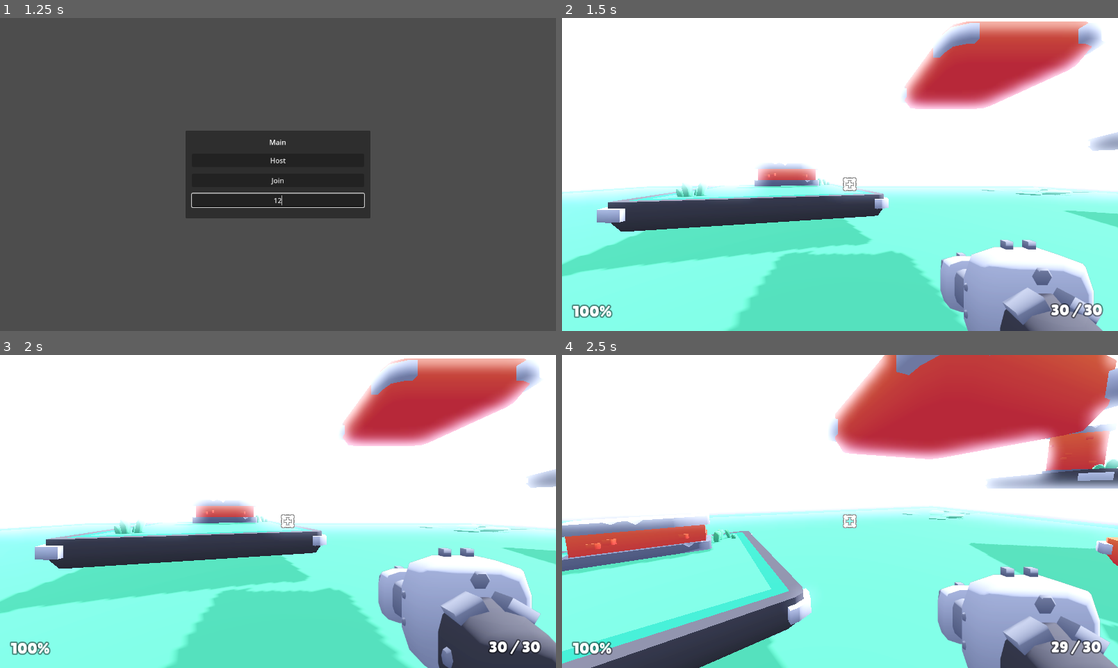
Above: before the commit, frames 1-4 (two rows, left to right).
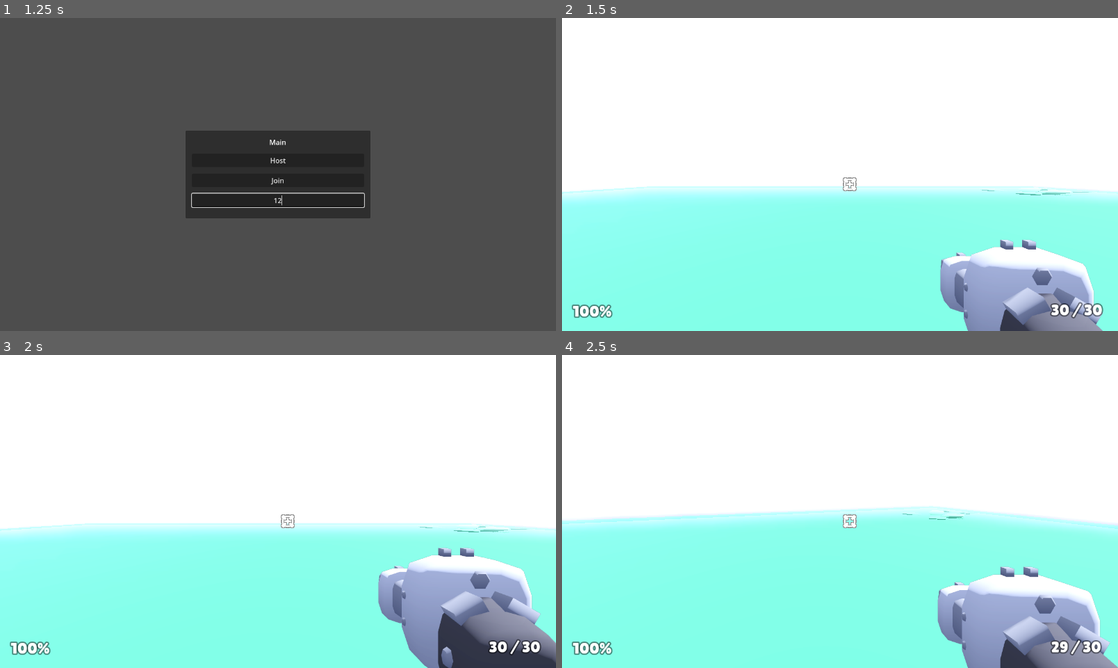
Above: after the commit, the same moments.

Repository: maidangkhanh/Blasher
Game: Godot game, scene res://scenes/main.tscn
Same seed, same stepped clock (60 frames per second), same inputs: the game is played once before the commit and once after it.
Inputs (mouse positions are in pixels of both pictures, inside the frame that each line leads up to):
- Up to frame 1 (1.25 s): click (278, 199) at 0.52 s; type "12" at 0.6 s
- Up to frame 2 (1.5 s): click "Host" at 1.25 s
- Up to frame 3 (2 s): no input
- Up to frame 4 (2.5 s): tap Enter at 2 s; move the mouse to (867, 511) at 2.02 s; hold W (move_forward) from 2.03 s (still down); click (867, 511) at 2.1 s; tap Space (jump) at 2.27 s

Frame 1 is identical in both runs. In frame 2, 26% of the frame differs, in the area x 0-100%, y 1-100%; in frame 3, 26%; in frame 4, 31%, in the area x 0-100%, y 0-100%.

Commit message:
muzzle_flash

Diff:
--- a/Starter-Kit-FPS-44334edba0bd0d6efa00fbe5c6fe5b5813655302/objects/player.gd
+++ b/Starter-Kit-FPS-44334edba0bd0d6efa00fbe5c6fe5b5813655302/objects/player.gd
@@ -47,6 +47,7 @@
 @onready var blaster_cooldown = $Cooldown
 @onready var reload_timer = $"Reload Timer"
 @onready var visual = $Head/Camera/Visual
+@onready var muzzle_flash = $Head/Camera/MuzzleFlash
 
 @export var crosshair:TextureRect
 
@@ -210,6 +211,7 @@
 		camera.rotation.y += randf_range(-0.005, 0.005) # Knockback of camera horizontally
 
 		# Set muzzle flash position, play animation
+		play_shoot_effect.rpc()
 
 		muzzle.play("default")
 
@@ -352,4 +354,40 @@
 	weapon_model.rotation = camera.rotation
 
 func show_weapon_visual():
+	muzzle_flash.show()
 	visual.show()
+
+@rpc("call_local")
+func play_shoot_effect():
+	muzzle_flash.play("default")
+
+	muzzle_flash.rotation_degrees.z = randf_range(-45, 45)
+	muzzle_flash.scale = Vector3.ONE * randf_range(0.40, 0.75)
+	muzzle_flash.position = visual.position - weapons[weapon_index].muzzle_position * 0.3
+
+
+	for n in weapons[weapon_index].shot_count:
+
+		raycast.target_position.x = randf_range(-weapons[weapon_index].spread, weapons[weapon_index].spread)
+		raycast.target_position.y = randf_range(-weapons[weapon_index].spread, weapons[weapon_index].spread)
+
+		raycast.force_raycast_update()
+
+		if !raycast.is_colliding(): continue # Don't create impact when raycast didn't hit
+
+		var collider = raycast.get_collider()
+
+		# Hitting an enemy
+		if collider.has_method("damage"):
+			collider.damage.rpc(weapons[weapon_index].damage)
+
+		# Creating an impact animation
+		var impact = preload("res://objects/impact.tscn")
+		var impact_instance = impact.instantiate()
+
+		impact_instance.play("shot")
+
+		get_tree().root.add_child(impact_instance)
+
+		impact_instance.position = raycast.get_collision_point() + (raycast.get_collision_normal() / 10)
+		impact_instance.look_at(camera.global_transform.origin, Vector3.UP, true)
--- a/Starter-Kit-FPS-44334edba0bd0d6efa00fbe5c6fe5b5813655302/objects/player.tscn
+++ b/Starter-Kit-FPS-44334edba0bd0d6efa00fbe5c6fe5b5813655302/objects/player.tscn
@@ -79,6 +79,7 @@
 layers = 2
 sprite_frames = ExtResource("4_m6ukc")
 frame = 2
+frame_progress = 1.0
 
 [node name="RayCast" type="RayCast3D" parent="Head/Camera"]
 exclude_parent = false
@@ -87,8 +88,14 @@
 collide_with_areas = true
 
 [node name="Visual" type="Node3D" parent="Head/Camera"]
-transform = Transform3D(0.3, 0, 0, 0, 0.3, 0, 0, 0, -0.3, 0.5, -0.3, -0.727)
+transform = Transform3D(0.3, -2.62268e-08, 0, 2.62268e-08, 0.3, 0, 0, 0, -0.3, 0.500042, -0.280674, -0.69958)
 visible = false
+
+[node name="MuzzleFlash" type="AnimatedSprite3D" parent="Head/Camera"]
+transform = Transform3D(1, 0, 0, 0, 1, 0, 0, 0, 1, 0.50461, -0.258171, -0.699283)
+sprite_frames = ExtResource("4_m6ukc")
+frame = 2
+frame_progress = 1.0
 
 [node name="Shadow" type="Decal" parent="."]
 transform = Transform3D(1, 0, 0, 0, 1, 0, 0, 0, 1, 0, -0.9, 0)
--- a/Starter-Kit-FPS-44334edba0bd0d6efa00fbe5c6fe5b5813655302/scenes/main.tscn
+++ b/Starter-Kit-FPS-44334edba0bd0d6efa00fbe5c6fe5b5813655302/scenes/main.tscn
@@ -1,12 +1,9 @@
-[gd_scene load_steps=13 format=3 uid="uid://dxvvlck8lej3f"]
+[gd_scene load_steps=10 format=3 uid="uid://dxvvlck8lej3f"]
 
 [ext_resource type="Script" path="res://scenes/main.gd" id="1_lohhv"]
 [ext_resource type="Environment" uid="uid://jvmpkdwaeaq" path="res://scenes/main-environment.tres" id="1_q8fpv"]
 [ext_resource type="Script" path="res://scripts/hud.gd" id="2_hgkro"]
 [ext_resource type="FontFile" uid="uid://biqtga8moh7ah" path="res://fonts/lilita_one_regular.ttf" id="3_ywv7x"]
-[ext_resource type="PackedScene" uid="uid://dpm3l05d7fu35" path="res://objects/platform.tscn" id="5_3s40e"]
-[ext_resource type="PackedScene" uid="uid://r7rt7pth4u7o" path="res://objects/wall_low.tscn" id="5_6vel1"]
-[ext_resource type="PackedScene" uid="uid://c71evdjblk5wp" path="res://objects/wall_high.tscn" id="7_cabne"]
 [ext_resource type="PackedScene" uid="uid://bvx5cvigosg0s" path="res://objects/platform_large_grass.tscn" id="7_wggef"]
 
 [sub_resource type="LabelSettings" id="LabelSettings_hjpmg"]
@@ -182,44 +179,8 @@
 
 [node name="Level" type="Node" parent="."]
 
-[node name="wall-low" parent="Level" instance=ExtResource("5_6vel1")]
-transform = Transform3D(0.965926, 0, 0.258819, 0, 1, 0, -0.258819, 0, 0.965926, -1.92088, 1.05, -6.90166)
-
-[node name="wall-low3" parent="Level" instance=ExtResource("5_6vel1")]
-transform = Transform3D(-1, 0, -1.19209e-07, 0, 1, 0, 1.19209e-07, 0, -1, 6.07912, 1.05, 6.59834)
-
-[node name="platform" parent="Level" instance=ExtResource("5_3s40e")]
-transform = Transform3D(1, 0, 0, 0, 1, 0, 0, 0, 1, -2.5, 0, 6.5)
-
-[node name="platform2" parent="Level" instance=ExtResource("5_3s40e")]
-transform = Transform3D(1, 0, 0, 0, 1, 0, 0, 0, 1, -6.5, 2.5, -2.5)
-
-[node name="platform3" parent="Level" instance=ExtResource("5_3s40e")]
-transform = Transform3D(1, 0, 0, 0, 1, 0, 0, 0, 1, 2.5, 3, -3.5)
-
-[node name="platform4" parent="Level" instance=ExtResource("5_3s40e")]
-transform = Transform3D(0.707107, 0, -0.707107, 0, 1, 0, 0.707107, 0, 0.707107, 7, 1, -2)
-
-[node name="wall-high" parent="Level" instance=ExtResource("7_cabne")]
-transform = Transform3D(1, 0, 0, 0, 1, 0, 0, 0, 1, -5.5, 1.5, 4)
-
-[node name="wall-high2" parent="Level" instance=ExtResource("7_cabne")]
-transform = Transform3D(0.707107, 0, -0.707107, 0, 1, 0, 0.707107, 0, 0.707107, 11.5, 3, -5.5)
-
 [node name="platform-large-grass" parent="Level" instance=ExtResource("7_wggef")]
 transform = Transform3D(10, 0, 0, 0, 1, 0, 0, 0, 10, 0, -0.5, 0)
-
-[node name="platform-large-grass2" parent="Level" instance=ExtResource("7_wggef")]
-transform = Transform3D(0.965926, 0, 0.258819, 0, 1, 0, -0.258819, 0, 0.965926, -2, 0.5, -6)
-
-[node name="platform-large-grass3" parent="Level" instance=ExtResource("7_wggef")]
-transform = Transform3D(0.965926, 0, -0.258819, 0, 1, 0, 0.258819, 0, 0.965926, -6, 1, 2.5)
-
-[node name="platform-large-grass5" parent="Level" instance=ExtResource("7_wggef")]
-transform = Transform3D(0.866026, 0, -0.5, 0, 1, 0, 0.5, 0, 0.866026, 12, 2.5, -5)
-
-[node name="platform-large-grass4" parent="Level" instance=ExtResource("7_wggef")]
-transform = Transform3D(0.965926, 0, 0.258819, 0, 1, 0, -0.258819, 0, 0.965926, 5, 0.5, 5.5)
 
 [node name="Decoration" type="Node" parent="."]
 
